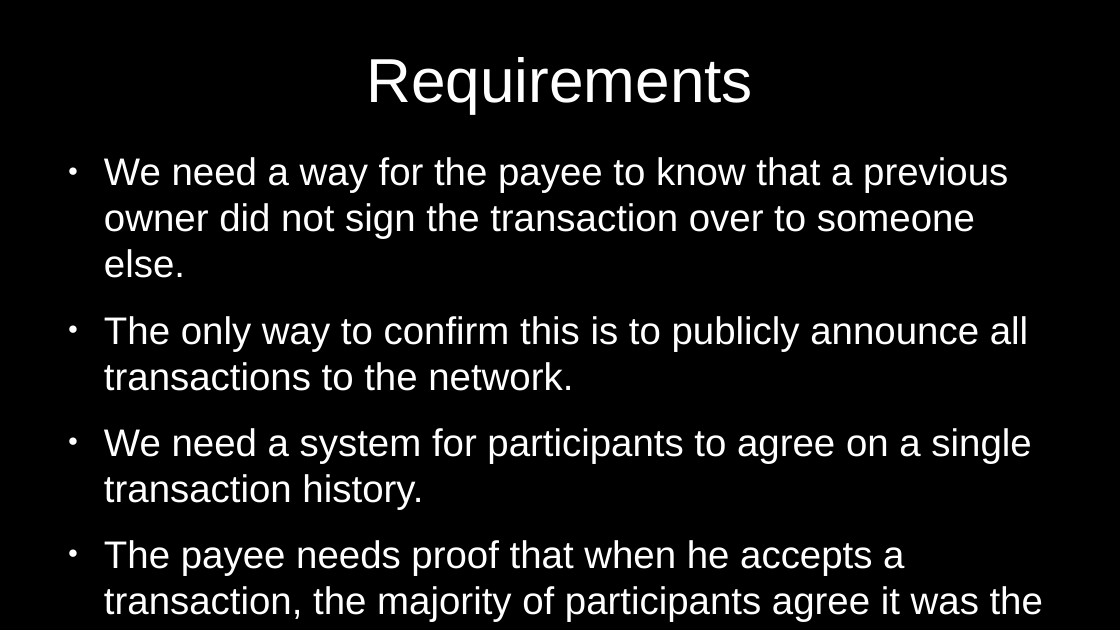
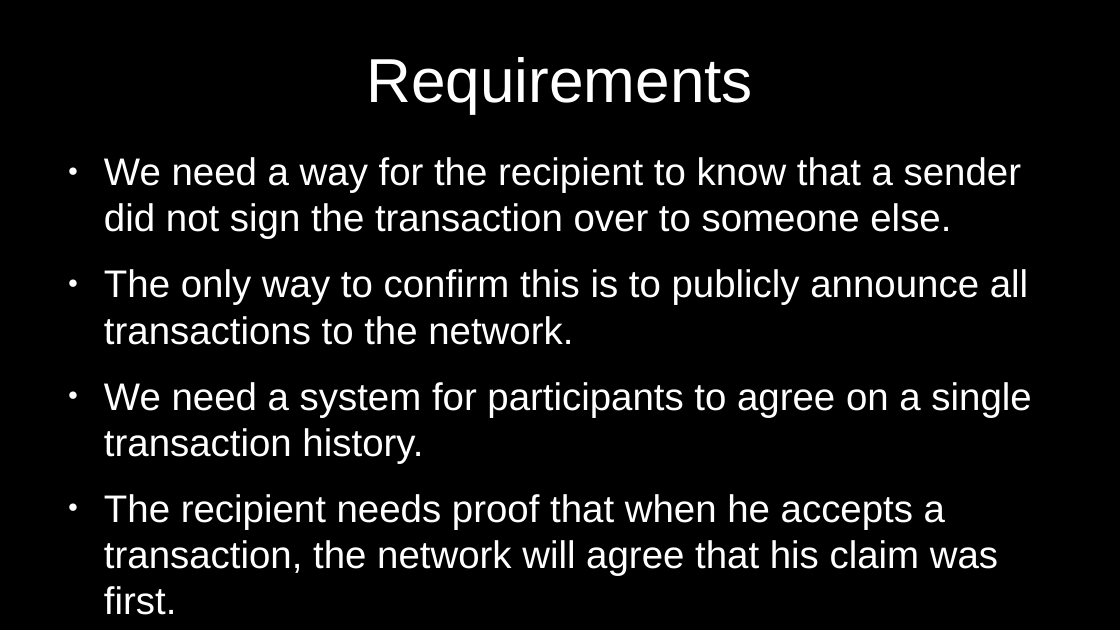
Before and after one commit to cmdruid/bitcoin-programming, a slide deck: slide 12 of slides/bitcoin-whitepaper-review.odp. Drawn at 1120x630 pixels with LibreOffice and Linux fonts; fonts in the diff are those of the drawing. Boxes give left, top, right and bottom in pixels: in the first picture for what was removed or moved away, otherwise in the second. Text is boxed around its words. In the diff, an @@ line names an element or a change of style, - is before the commit and + after.

```diff
--- a/slides/bitcoin-whitepaper-review.odp
+++ b/slides/bitcoin-whitepaper-review.odp
@@ text at (104,157,1021,239): text changed @@
-● We need a way for the payee to know that a previous owner did not sign the transaction over to someone else.
+● We need a way for the recipient to know that a sender did not sign the transaction over to someone else.
@@ text at (104,494,998,615): text changed @@
-● The payee needs proof that when he accepts a transaction, the majority of participants agree it was the first received.
+● The recipient needs proof that when he accepts a transaction, the network will agree that his claim was first.
```
Also in this commit, not shown: 6 other slides changed, 2 slides added, 3 slides removed, 1 other file.
